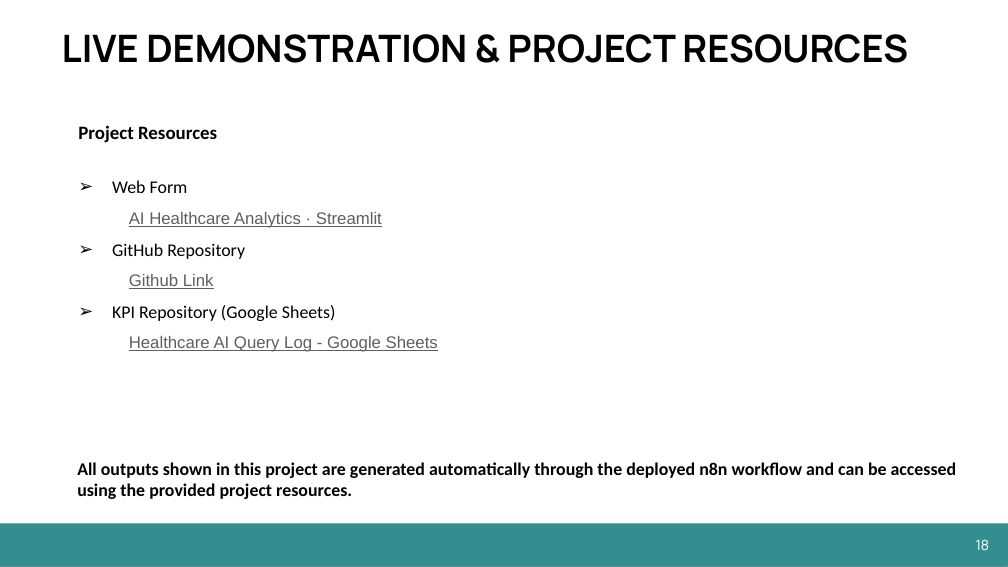
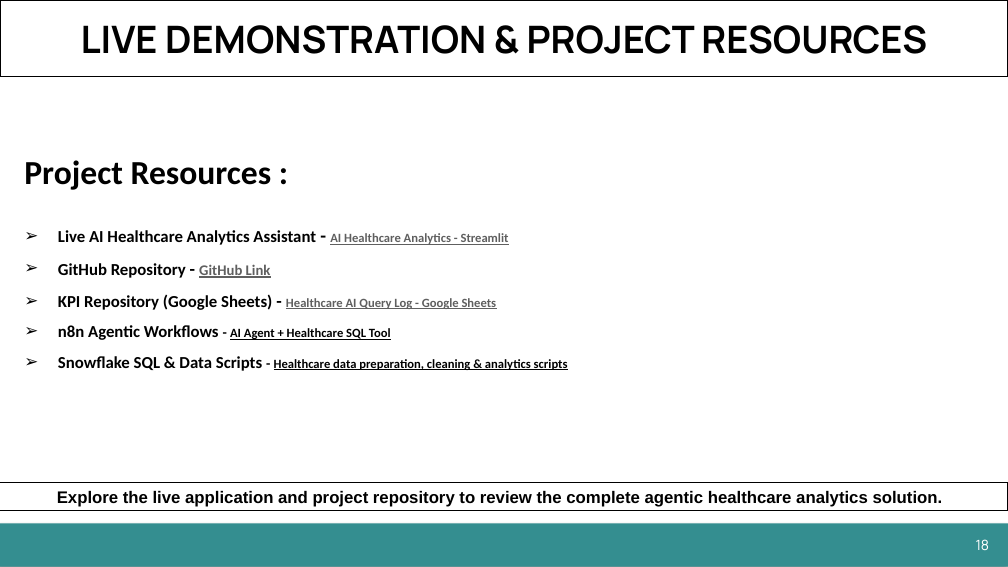
Before and after one commit to Shaan3213/AI-Healthcare-Analytics-Assistant, a slide deck: slide 18 of PPT/AI_Healthcare_Analyst_Agent_FinalPresentation.pptx. Drawn at 1008x567 pixels with LibreOffice and Linux fonts; fonts in the diff are those of the drawing. Boxes give left, top, right and bottom in pixels: in the first picture for what was removed or moved away, otherwise in the second. Text is boxed around its words. In the diff, an @@ line names an element or a change of style, - is before the commit and + after.

```diff
--- a/PPT/AI_Healthcare_Analyst_Agent_FinalPresentation.pptx
+++ b/PPT/AI_Healthcare_Analyst_Agent_FinalPresentation.pptx
@@ title "LIVE DEMONSTRATION & PROJECT RESOURCES": place and size @@
-title "LIVE DEMONSTRATION & PROJECT RESOURCES" at (62, 34, 908, 63)
+title "LIVE DEMONSTRATION & PROJECT RESOURCES" at (0, 0, 1008, 76)
@@ title "LIVE DEMONSTRATION & PROJECT RESOURCES" at (0, 0, 1008, 76): alignment left to centre; outline none to #000000 0.75 pt @@
@@ text at (24, 160, 568, 371): text changed; size 16 to 12 pt; font Arial to Calibri; text colour #5F5F5F to #000000; bold on @@
-Project Resources
-➢ Web Form
-  AI Healthcare Analytics · Streamlit
-➢ GitHub Repository
-  Github Link
-➢ KPI Repository (Google Sheets)
-  Healthcare AI Query Log - Google Sheets
+Project Resources :
+➢ Live AI Healthcare Analytics Assistant - AI Healthcare Analytics - Streamlit
+➢ GitHub Repository - GitHub Link
+➢ KPI Repository (Google Sheets) - Healthcare AI Query Log - Google Sheets
+➢ n8n Agentic Workflows - AI Agent + Healthcare SQL Tool
+➢ Snowflake SQL & Data Scripts - Healthcare data preparation, cleaning & analytics scripts
@@ rectangle "Explore the live application and ...": place and size @@
-rectangle "Explore the live application and ..." at (77, 462, 957, 499)
+rectangle "Explore the live application and ..." at (0, 482, 1008, 510)
@@ rectangle "Explore the live application and ..." at (0, 482, 1008, 510): outline none to #000000 0.75 pt @@
@@ text in rectangle at (57, 491, 943, 507): text changed; size 17 to 16 pt; font Calibri to Arial @@
-All outputs shown in this project are generated automatically through the deployed n8n workflow and can be accessed using the provided project resources.
+Explore the live application and project repository to review the complete agentic healthcare analytics solution.
```
Also in this commit, not shown: 4 other slides changed, 1 other file.
